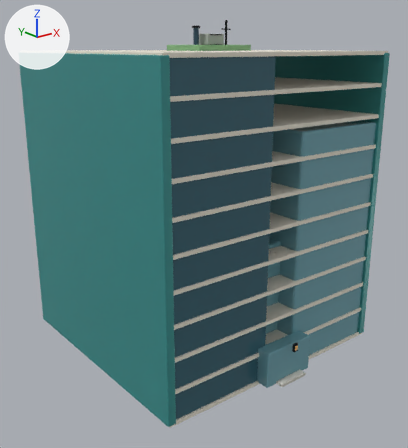
The glTF model assets/models/realistic/OFF_MID_3x3_003.glb as it was, and as the next commit left it.
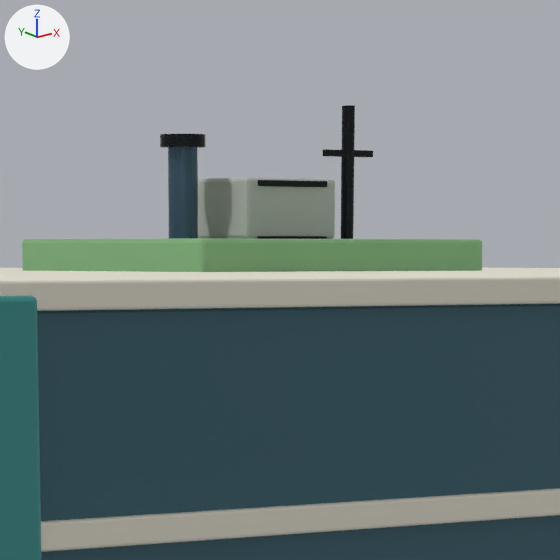
Old and new are each drawn whole from a 50 mm lens placed at (-7.25, -9.22, 6.11), pointed at (-0.16, -0.36, 2.56) and again close up on the part from 40% to 65% of the width and 0% to 23% of the height. Arrows for +X, +Y and +Z are at upper left; the lights stay in place. The first two pictures are the older version. Objects named as collision shapes, trigger or cutter boxes, shadow casters or lower levels of detail are left out. Where no turn or scale is listed for an object, it has been applied to the vertices. Vertices at exactly the same position are counted once.

Names of what the first close-up shows: 'OFF_MID_3x3_003_Visual'.
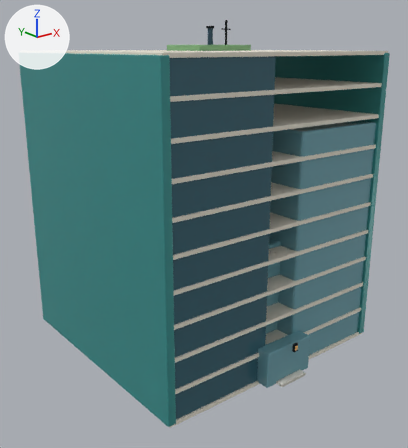
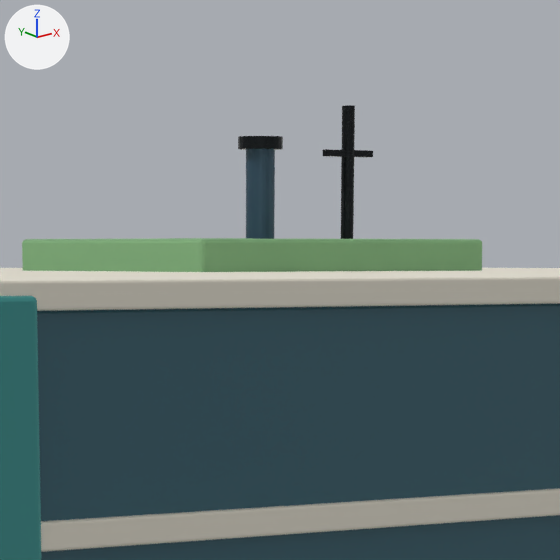
Boxes [x1, y1, x2, y2] around the edits, measured in the close-ups (560 x 560 px; the box of a moved part takes in the faces that stretch with it):
part 1 of me_cube, moved or reshaped
    before: [168, 147, 198, 239]
    after: [246, 149, 275, 239]
part 2 of me_cube, deleted (black)
    before: [258, 180, 327, 187]
part 3 of me_cube, deleted
    before: [198, 177, 335, 239]
part 4 of me_cube, deleted (black)
    before: [160, 134, 205, 148]
part 5 of me_cube, moved or reshaped
    before: [257, 236, 327, 239]
    after: [238, 136, 283, 150]

Patch to the scene script:
```diff
--- a/assets/models/realistic/OFF_MID_3x3_003.glb.py
+++ b/assets/models/realistic/OFF_MID_3x3_003.glb.py
@@ me_cube @@
 # used by ob_off_mid_3x3_003_visual; location = (-1.456, 0.0, 3.0)
-me_cube.from_pydata(...)  # 1544 vertices, 2976 faces; spans x -1.22..4.14, y -2.94..2.55, z -3.04..3.64
+me_cube.from_pydata(...)  # 1376 vertices, 2652 faces; spans x -1.22..4.14, y -2.94..2.55, z -3.04..3.64
+# me_cube part 1: the loose piece of 48 vertices spanning x 1.67..1.78, y 0.38..0.49, z 3.15..3.49 is moved by (0.37, 0.0, 0.0)
+# me_cube part 2: the loose piece of 56 vertices spanning x 1.93..2.27, y 0.24..0.25, z 3.34..3.36 is deleted
+# me_cube part 3: the loose piece of 56 vertices spanning x 1.88..2.32, y 0.25..0.63, z 3.15..3.37 is deleted
+# me_cube part 4: the loose piece of 48 vertices spanning x 1.64..1.81, y 0.35..0.52, z 3.48..3.52 is deleted
+# me_cube part 5
+# 52 vertices are removed from x 1.93..2.27, y 0.24..0.25, z 3.14..3.16
+# 108 faces are deleted
+# 4 vertices move from x 1.93..2.27, y 0.24..0.25, z 3.14..3.16 to x 2.02..2.18, y 0.35..0.46, z 3.48..3.52
+# 32 vertices are added at x 2.01..2.18, y 0.35..0.52, z 3.48..3.52
+# 12 new vertices lie (0.0, 0.0, 0.04) away from vertices in x 2.01..2.18, y 0.36..0.52, z 3.48
+# 92 new faces join them, mat_focus_real_black (black #1d2124)
 me_cube.materials.append(mat_focus_real_glass_dark)
@@ me_cube @@
 me_cube.materials.append(mat_focus_real_concrete_light)
-me_cube.materials.append(mat_focus_real_concrete)  # grey #adafac
 me_cube.materials.append(mat_focus_real_navy)
```
